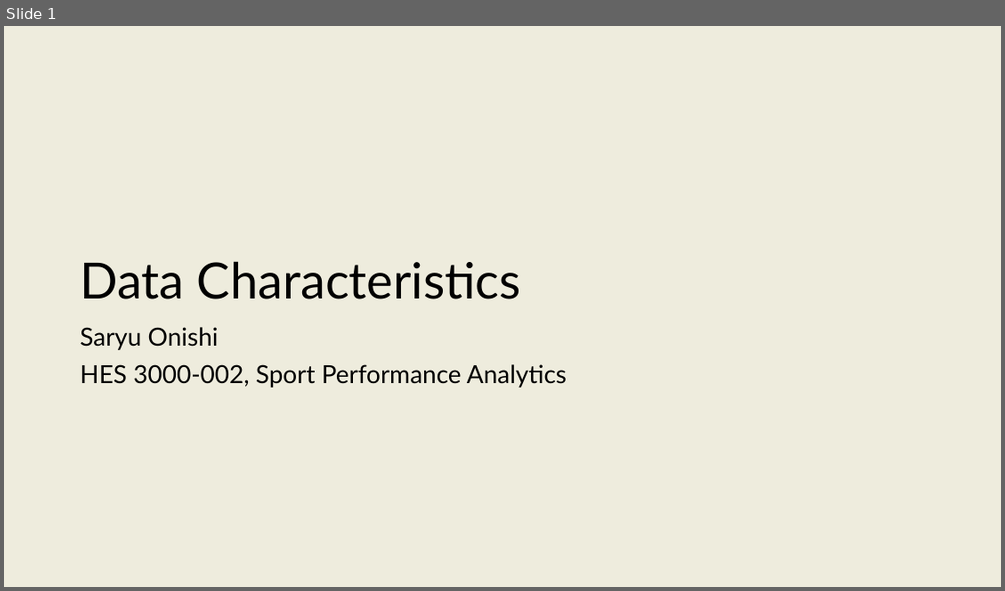
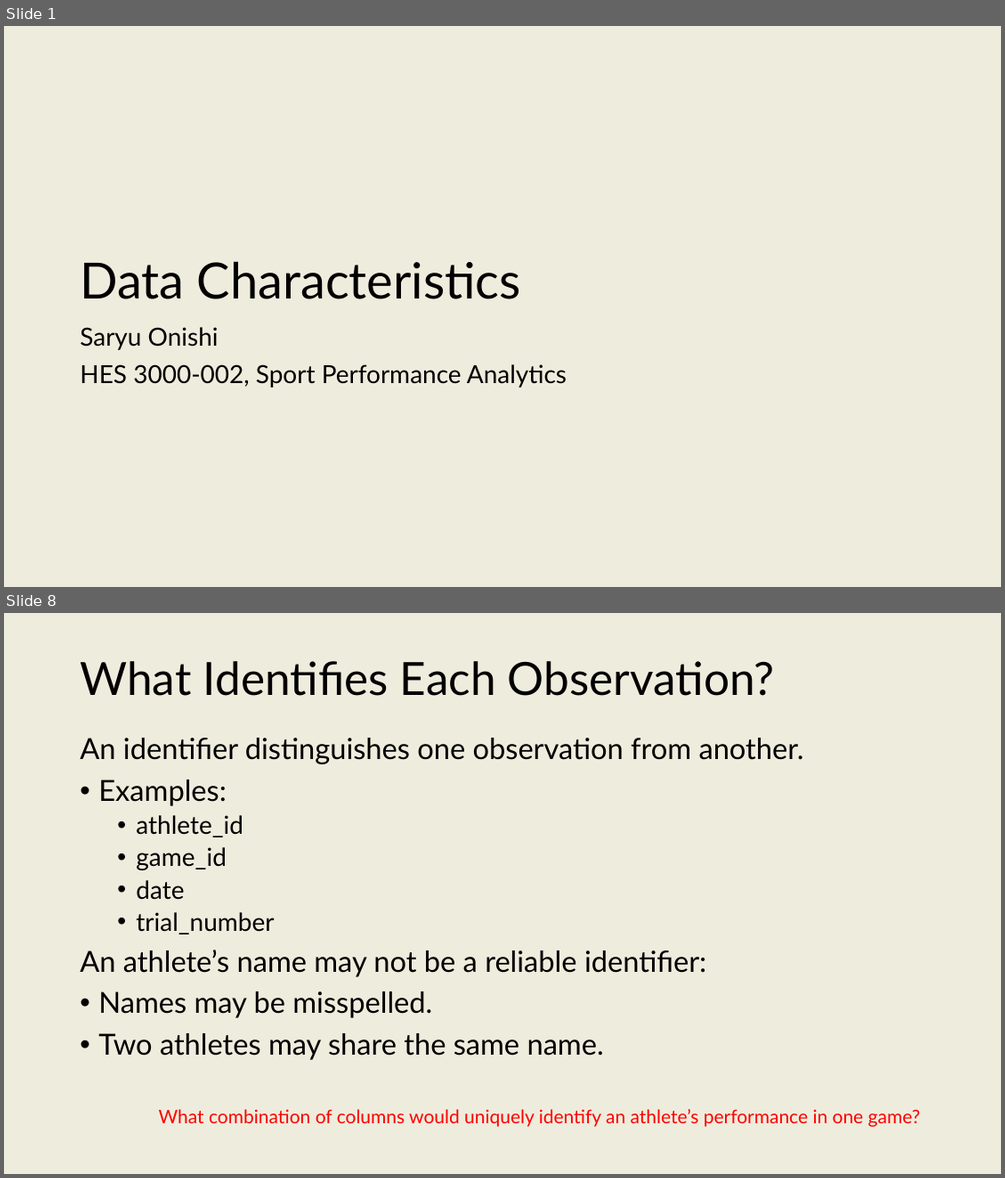
Before and after one commit to onishisaryu/HES-3000-Sports-Data-Analytics, a slide deck: pptx/Lecture6.pptx. Shown one above the other, each under a label of ours: slide 1 before the commit, slides 1 and 8 after it; the slides between them are not shown. The pictures are 1005x591 and 1005x1178 pixels, drawn with LibreOffice and Linux fonts; fonts in the diff are those of the drawing. Boxes give left, top, right and bottom in pixels: in the first picture for what was removed or moved away, otherwise in the second. Text is boxed around its words. In the diff, an @@ line names an element or a change of style, - is before the commit and + after.

```diff
--- a/pptx/Lecture6.pptx
+++ b/pptx/Lecture6.pptx
@@ slide 8 added at (4, 613, 1001, 1174), background #EEECDD @@
@@ title added at (80, 661, 775, 696), 44 pt, text #000000 @@
+What Identifies Each Observation?
@@ text added at (80, 738, 804, 1060), 28 pt, text #000000 @@
+An identifier distinguishes one observation from another.
+• Examples:
+  • athlete_id
+  • game_id
+  • date
+  • trial_number
+An athlete’s name may not be a reliable identifier:
+• Names may be misspelled.
+• Two athletes may share the same name.
@@ text added at (159, 1109, 921, 1127), 18 pt, text #FF0000 @@
+What combination of columns would uniquely identify an athlete’s performance in one game?
```
Also in this commit, not shown: 1 slide changed, 28 other slides added, 3 other files.
